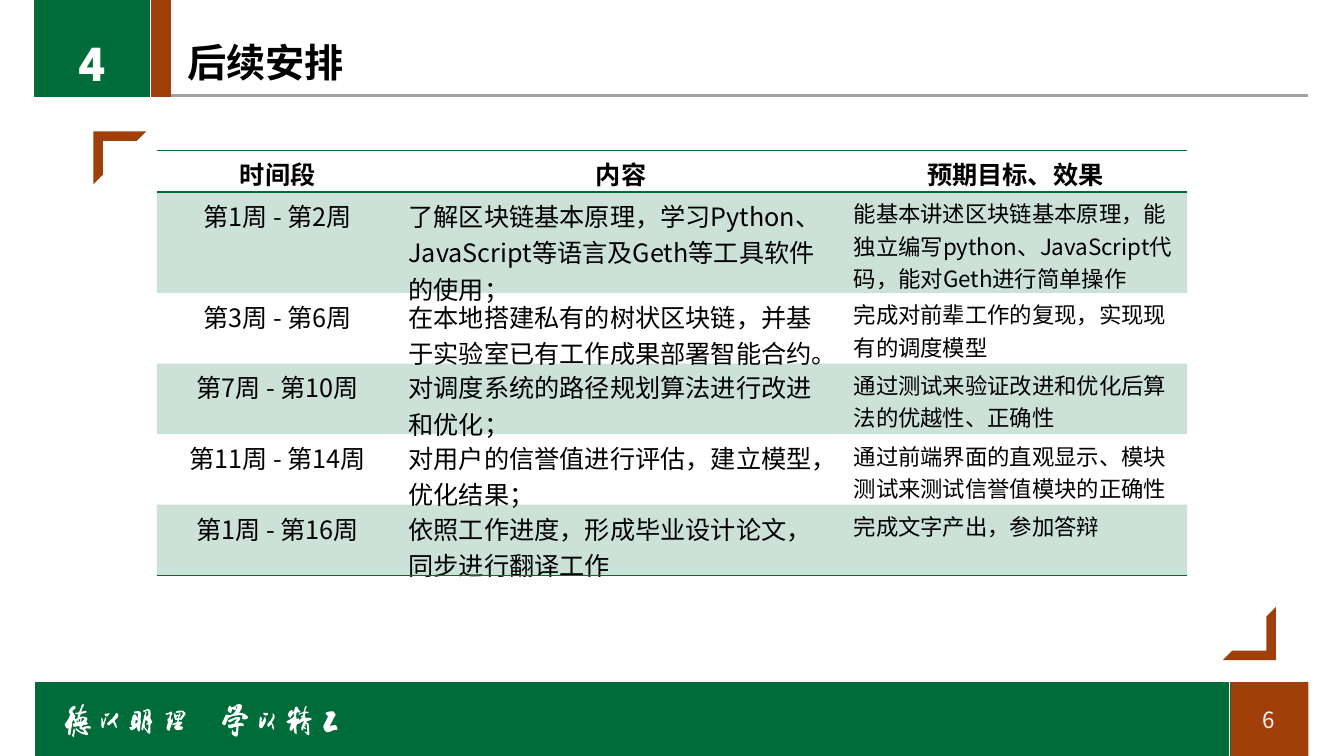
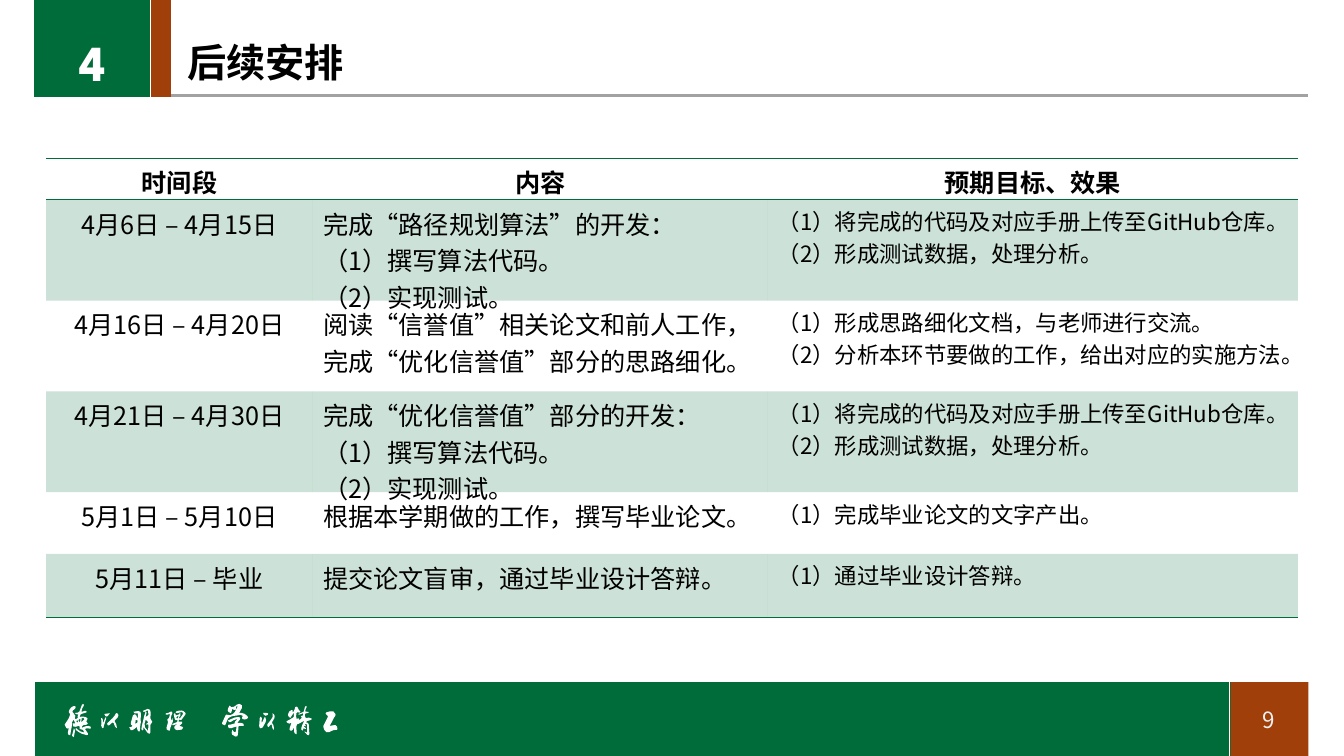
Before and after one commit to LancerEnk/GraduationDesign, a slide deck: slide 9 of doc/中期/中期_msj.pptx (slide 6 before the commit). Drawn at 1344x756 pixels with LibreOffice and Linux fonts; fonts in the diff are those of the drawing; background and template pictures are left out. Boxes give left, top, right and bottom in pixels: in the first picture for what was removed or moved away, otherwise in the second. Text is boxed around its words. In the diff, an @@ line names an element or a change of style, - is before the commit and + after.

```diff
--- a/doc/中期/中期_msj.pptx
+++ b/doc/中期/中期_msj.pptx
@@ half frame removed at box(94, 131, 147, 185) @@
@@ table at box(46, 158, 1299, 598) @@
-row 2: 第1周 - 第2周 | 了解区块链基本原理，学习Python、JavaScript等语言及Geth等工具软件的使用； | 能基本讲述区块链基本原理，能独立编写python、JavaScript代码，能对Geth进行简单操作
+row 2: 4月6日 – 4月15日 | 完成“路径规划算法”的开发： / （1）撰写算法代码。 / （2）实现测试。 | （1）将完成的代码及对应手册上传至GitHub仓库。 / （2）形成测试数据，处理分析。
-row 3: 第3周 - 第6周 | 在本地搭建私有的树状区块链，并基于实验室已有工作成果部署智能合约。 | 完成对前辈工作的复现，实现现有的调度模型
+row 3: 4月16日 – 4月20日 | 阅读“信誉值”相关论文和前人工作， / 完成“优化信誉值”部分的思路细化。 | （1）形成思路细化文档，与老师进行交流。 / （2）分析本环节要做的工作，给出对应的实施方法。
-row 4: 第7周 - 第10周 | 对调度系统的路径规划算法进行改进和优化； | 通过测试来验证改进和优化后算法的优越性、正确性
+row 4: 4月21日 – 4月30日 | 完成“优化信誉值”部分的开发： / （1）撰写算法代码。 / （2）实现测试。 | （1）将完成的代码及对应手册上传至GitHub仓库。 / （2）形成测试数据，处理分析。
-row 5: 第11周 - 第14周 | 对用户的信誉值进行评估，建立模型，优化结果； | 通过前端界面的直观显示、模块测试来测试信誉值模块的正确性
+row 5: 5月1日 – 5月10日 | 根据本学期做的工作，撰写毕业论文。 | （1）完成毕业论文的文字产出。
-row 6: 第1周 - 第16周 | 依照工作进度，形成毕业设计论文，同步进行翻译工作 | 完成文字产出，参加答辩
+row 6: 5月11日 – 毕业 | 提交论文盲审，通过毕业设计答辩。 | （1）通过毕业设计答辩。
@@ table: place and size @@
-table at box(157, 150, 1189, 585)
+table at box(46, 158, 1299, 598)
@@ half frame removed at box(1223, 607, 1276, 660) @@
@@ page number at box(1262, 711, 1274, 729): text changed @@
-6
+9
```
Also in this commit, not shown: 5 other slides changed, 3 slides added.
